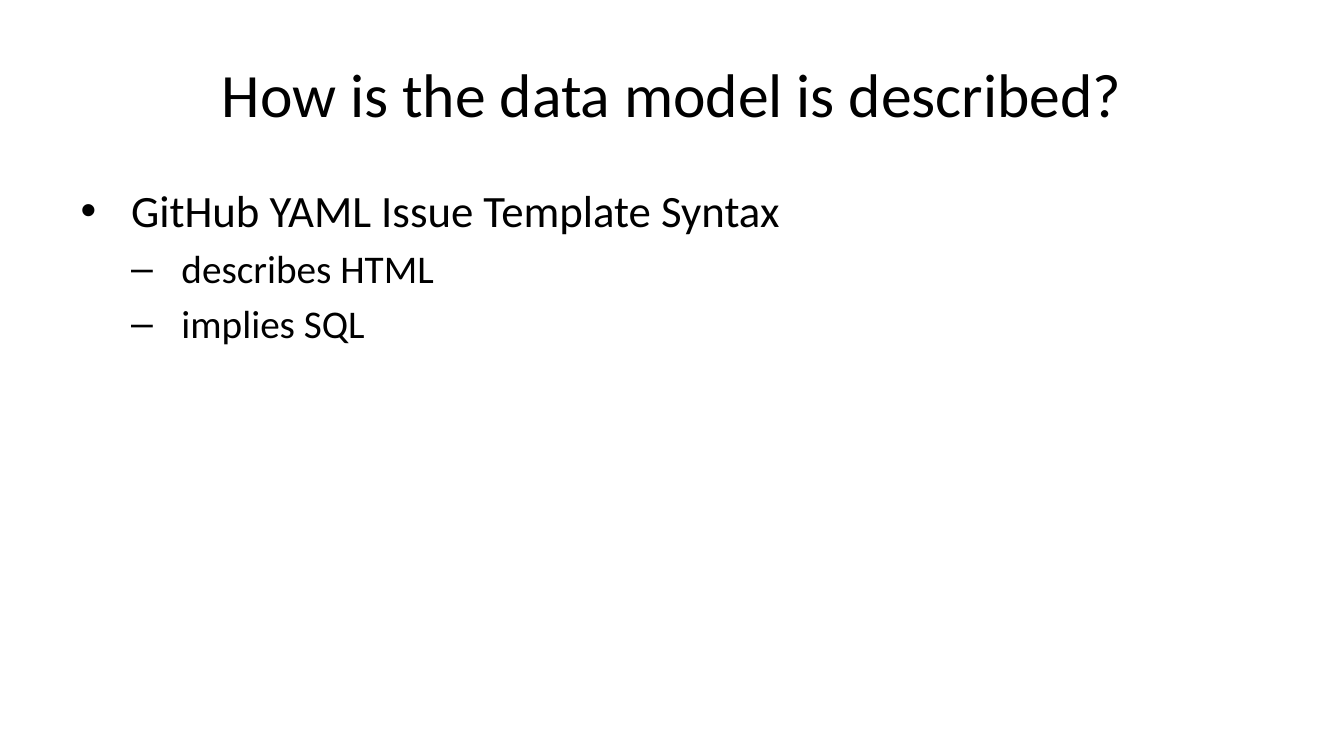
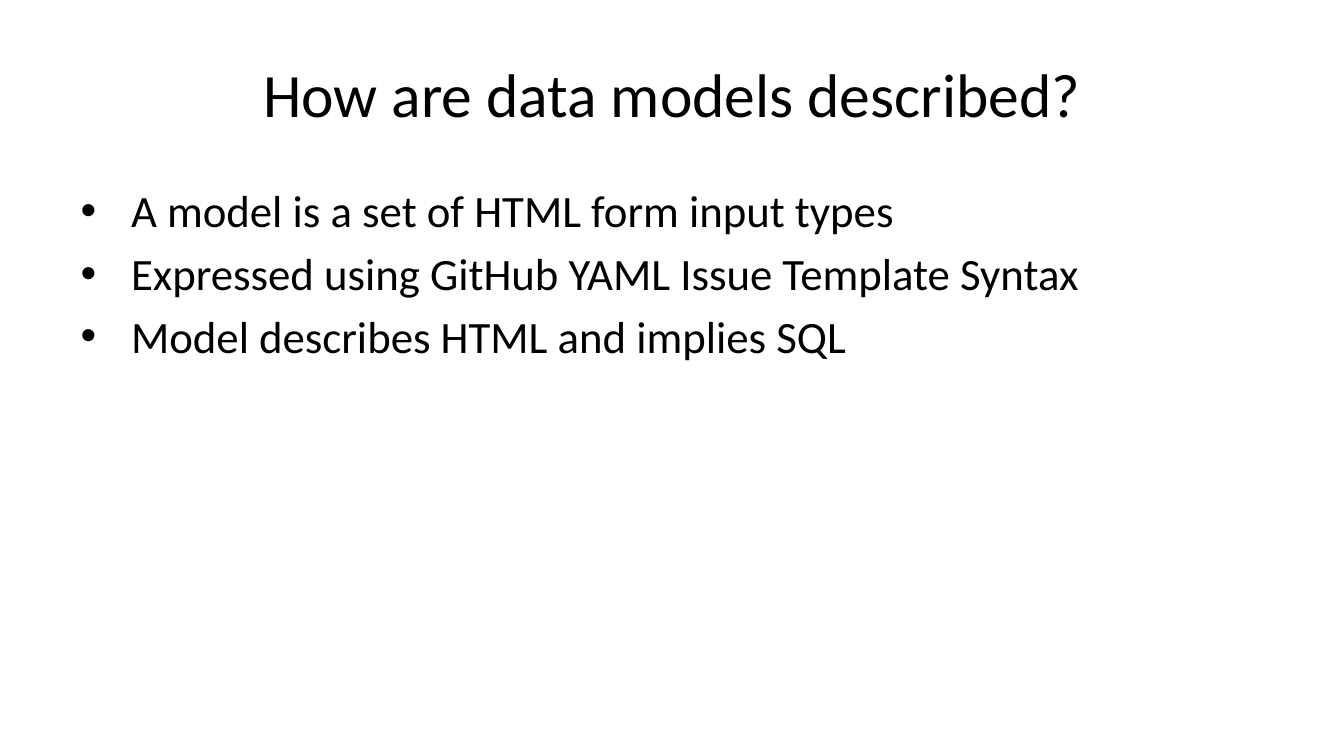
Before and after one commit to caltechlibrary/newt, a slide deck: slide 10 of presentation2/newt-p2.pptx. Drawn at 1344x756 pixels with LibreOffice and Linux fonts; fonts in the diff are those of the drawing. Boxes give left, top, right and bottom in pixels: in the first picture for what was removed or moved away, otherwise in the second. Text is boxed around its words. In the diff, an @@ line names an element or a change of style, - is before the commit and + after.

```diff
--- a/presentation2/newt-p2.pptx
+++ b/presentation2/newt-p2.pptx
@@ title at bbox=[263, 74, 1080, 118]: text changed @@
-How is the data model is described?
+How are data models described?
@@ text at bbox=[131, 196, 1078, 361]: text changed @@
-• GitHub YAML Issue Template Syntax
-  – describes HTML
-  – implies SQL
+• A model is a set of HTML form input types
+• Expressed using GitHub YAML Issue Template Syntax
+• Model describes HTML and implies SQL
```
Also in this commit, not shown: 16 other slides changed, 7 slides added, 10 slides removed, 4 other files.
